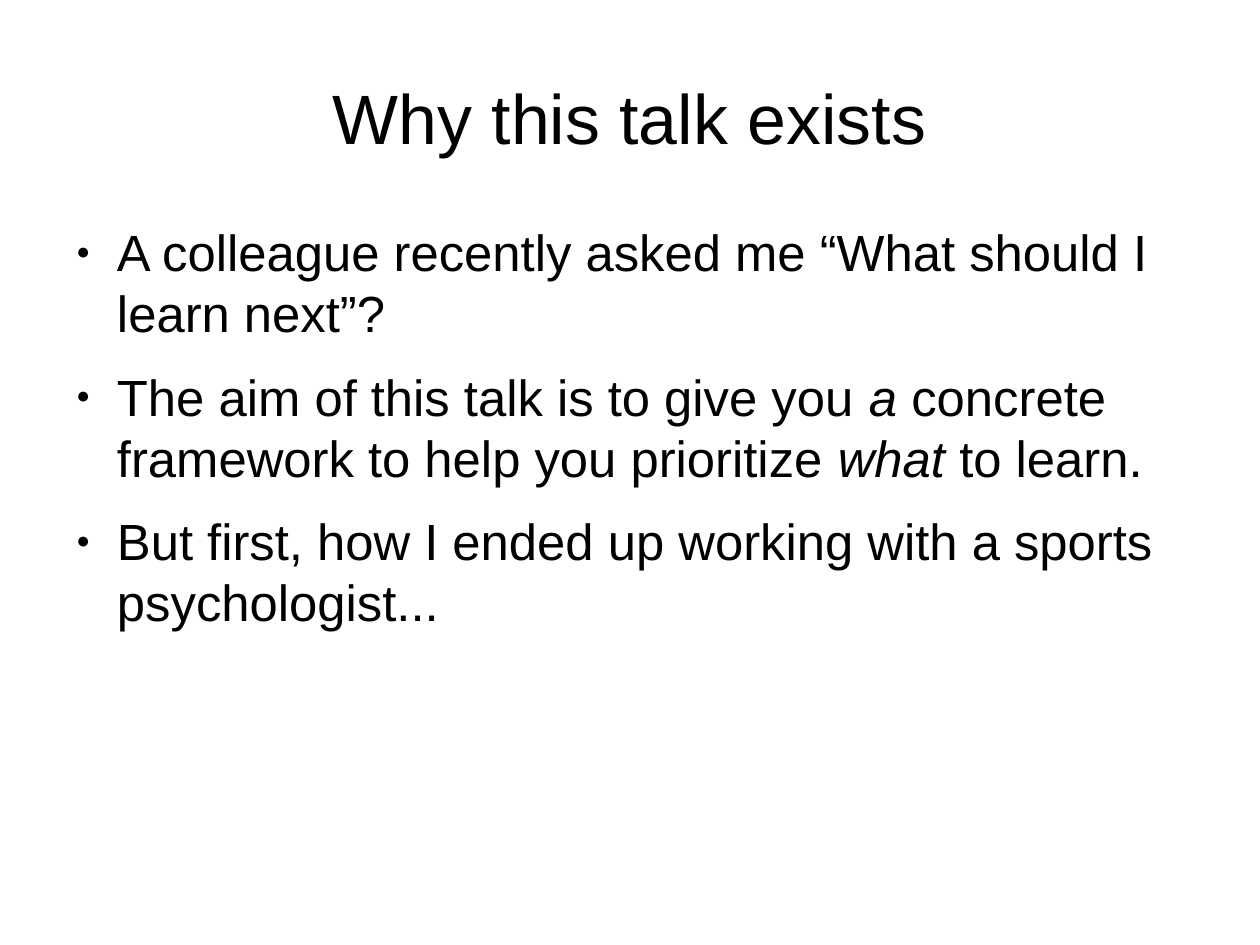
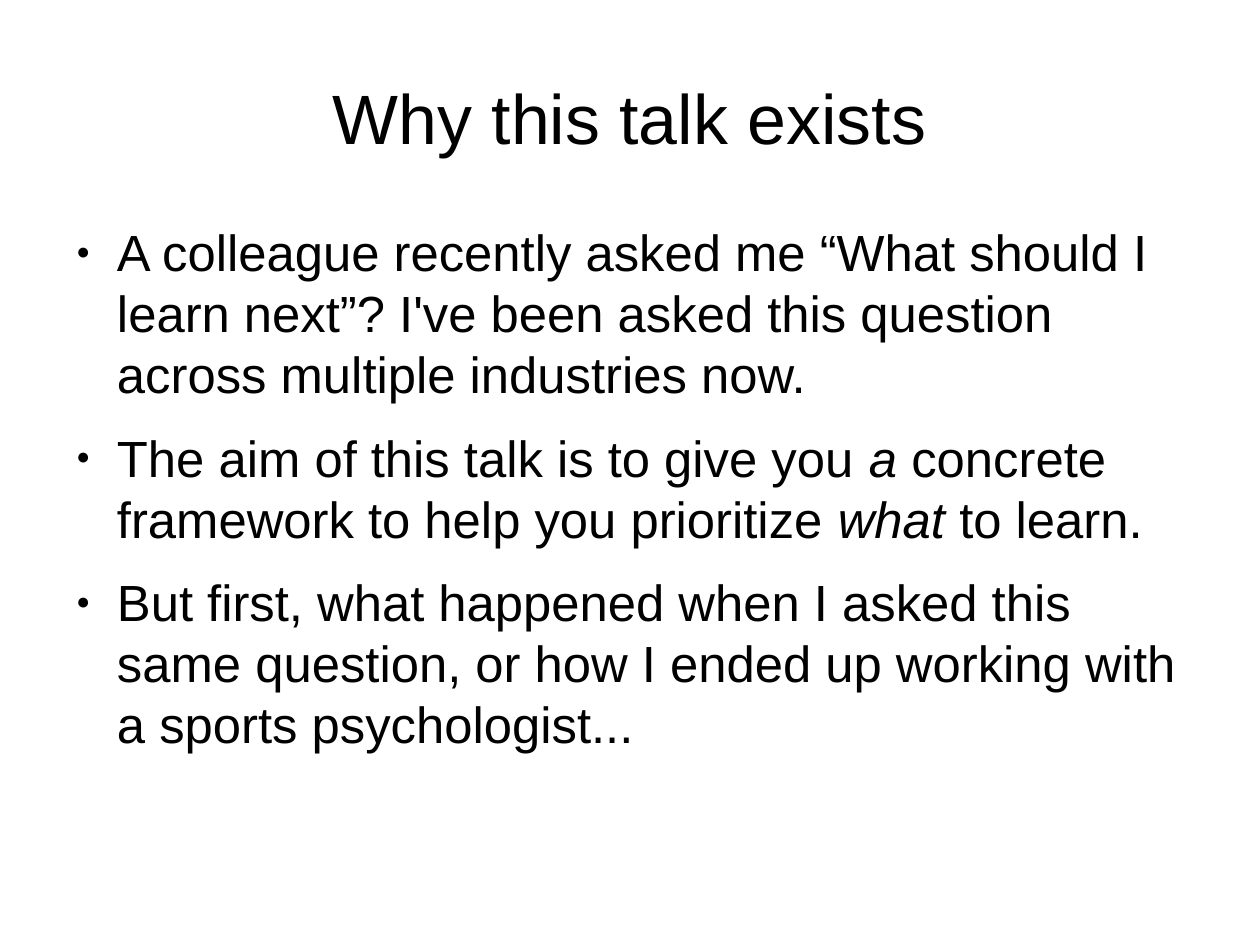
Before and after one commit to shuttle1987/CompCon2016, a slide deck: slide 2 of Slides.odp. Drawn at 1260x945 pixels with LibreOffice and Linux fonts; fonts in the diff are those of the drawing. Boxes give left, top, right and bottom in pixels: in the first picture for what was removed or moved away, otherwise in the second. Text is boxed around its words. In the diff, an @@ line names an element or a change of style, - is before the commit and + after.

```diff
--- a/Slides.odp
+++ b/Slides.odp
@@ text at box(117, 234, 1147, 404): text changed @@
-● A colleague recently asked me “What should I learn next”?
+● A colleague recently asked me “What should I learn next”? I've been asked this question across multiple industries now.
@@ text at box(117, 584, 1175, 754): text changed @@
-● But first, how I ended up working with a sports psychologist...
+● But first, what happened when I asked this same question, or how I ended up working with a sports psychologist...
```
Also in this commit, not shown: 10 other slides changed, 5 slides added, 3 slides removed.
